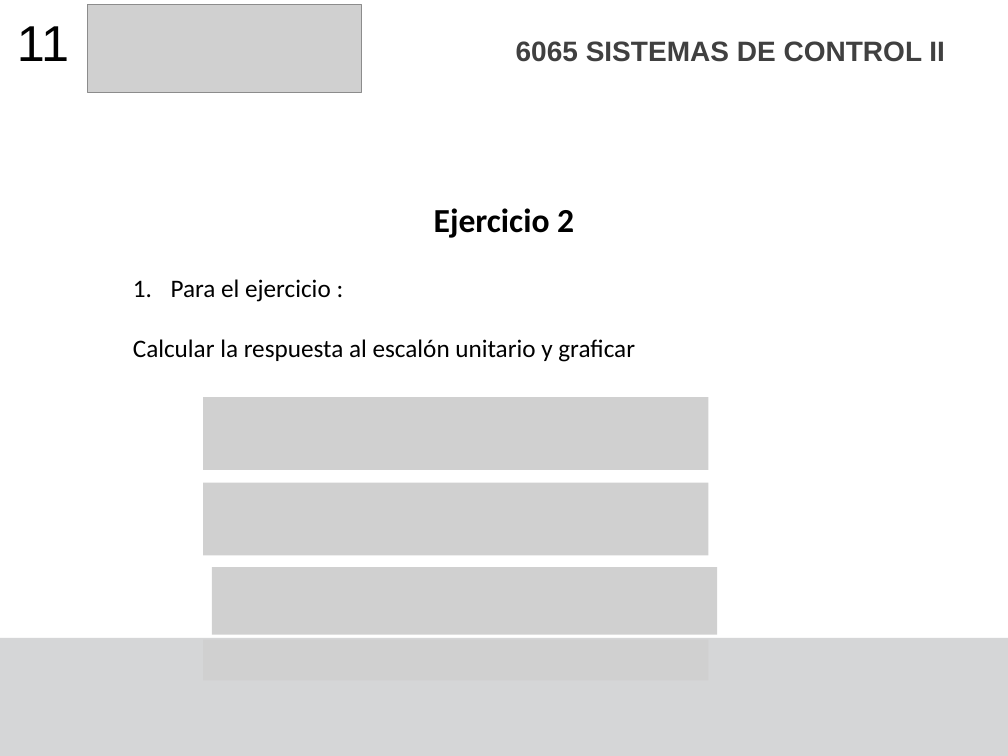
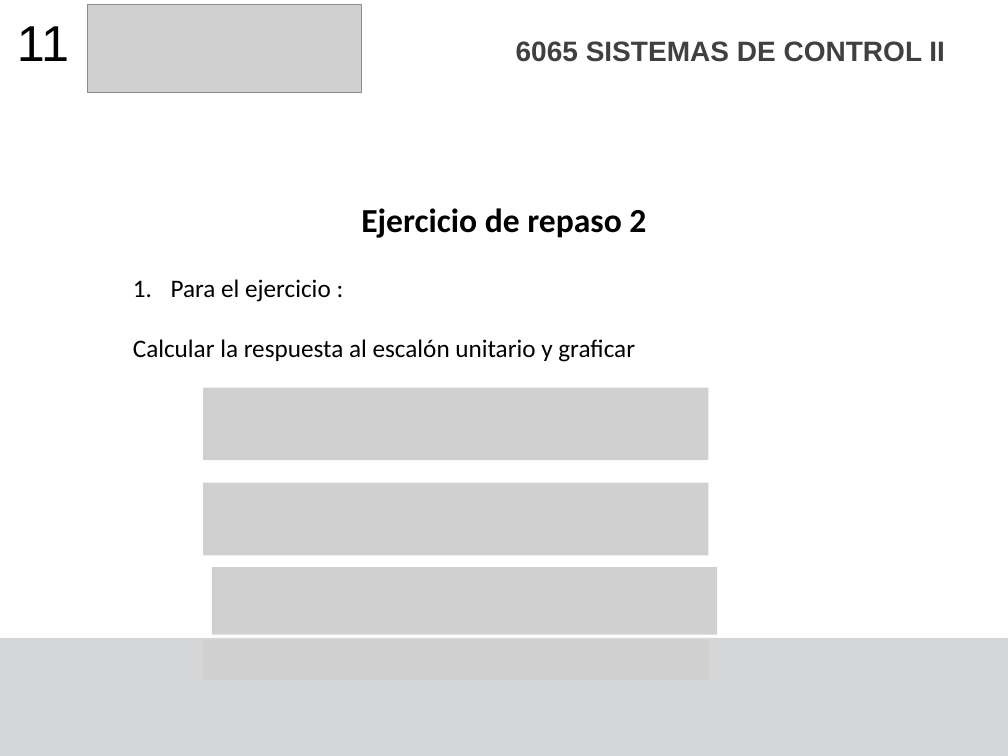
Before and after one commit to F4bian1012/Sistemas-de-Control-II---Ingenier-a-Mecatr-nica, a slide deck: slide 11 of Sesión_3/Representacion Sistemas Transformada Z.pptx. Drawn at 1008x756 pixels with LibreOffice and Linux fonts; fonts in the diff are those of the drawing; grey boxes stand for pictures. Boxes give left, top, right and bottom in pixels: in the first picture for what was removed or moved away, otherwise in the second. Text is boxed around its words. In the diff, an @@ line names an element or a change of style, - is before the commit and + after.

```diff
--- a/Sesión_3/Representacion Sistemas Transformada Z.pptx
+++ b/Sesión_3/Representacion Sistemas Transformada Z.pptx
@@ title at [361,208,646,238]: text changed @@
-Ejercicio 2
+Ejercicio de repaso 2
@@ picture: place and size @@
-picture at [204,397,709,470]
+picture at [204,387,709,460]
```
Also in this commit, not shown: 7 other slides changed, 1 slide added, 1 slide removed, 3 other files.
